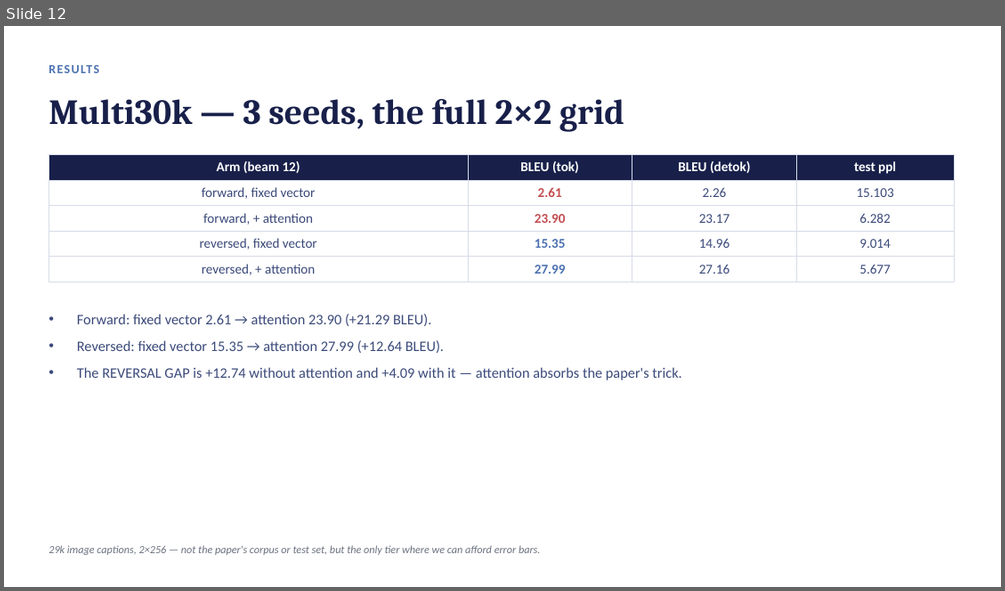
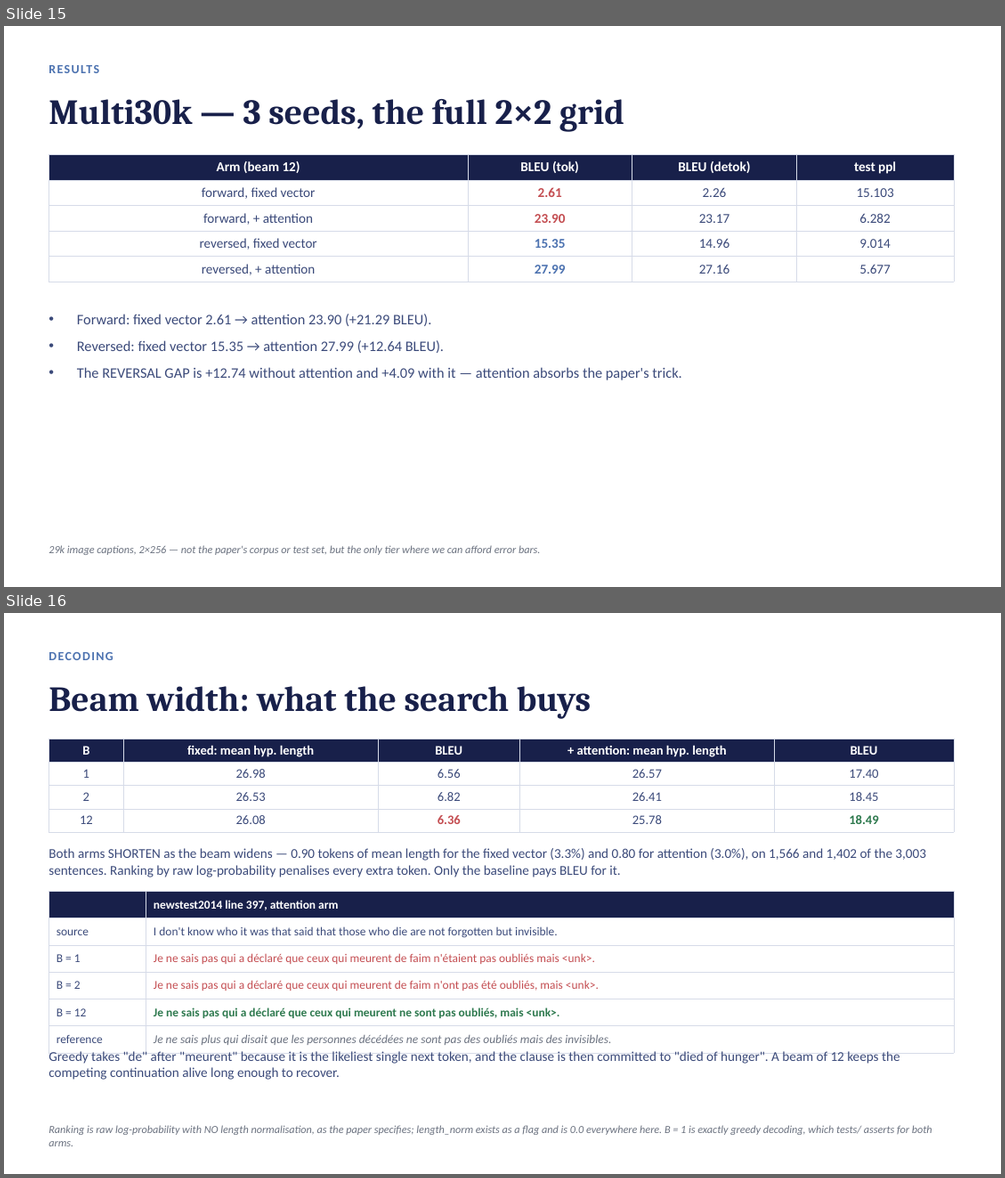
Before and after one commit to RubenS183/seq2seq-ee5180, a slide deck: slides/EE5180_endterm_slides.pptx. Shown one above the other, each under a label of ours: slide 12 before the commit, slides 15 and 16 after it. The pictures are 1005x591 and 1005x1178 pixels, drawn with LibreOffice and Linux fonts; fonts in the diff are those of the drawing. Boxes give left, top, right and bottom in pixels: in the first picture for what was removed or moved away, otherwise in the second. Text is boxed around its words. In the diff, an @@ line names an element or a change of style, - is before the commit and + after.

```diff
--- a/slides/EE5180_endterm_slides.pptx
+++ b/slides/EE5180_endterm_slides.pptx
@@ slide 16 added at (4, 613, 1001, 1174), background #FFFFFF @@
@@ text added at (48, 652, 113, 660), 12 pt, text #4C72B0, bold @@
+DECODING
@@ text added at (48, 686, 591, 719), 34 pt, text #18204A, bold @@
+Beam width: what the search buys
@@ table added at (48, 738, 954, 827), 4 rows, 5 columns @@
+B | fixed: mean hyp. length | BLEU | + attention: mean hyp. length | BLEU
+1 | 26.98 | 6.56 | 26.57 | 17.40
+2 | 26.53 | 6.82 | 26.41 | 18.45
+12 | 26.08 | 6.36 | 25.78 | 18.49
@@ text added at (48, 848, 925, 877), 13 pt, text #3B4A7A @@
+Both arms SHORTEN as the beam widens — 0.90 tokens of mean length for the fixed vector (3.3%) and 0.80 for attention (3.0%), on 1,566 and 1,402 of the 3,003 sentences. Ranking by raw log-probability penalises every extra token. Only the baseline pays BLEU for it.
@@ table added at (48, 892, 954, 1048), 6 rows, 2 columns @@
+ | newstest2014 line 397, attention arm
+source | I don't know who it was that said that those who die are not forgotten but invisible.
+B = 1 | Je ne sais pas qui a déclaré que ceux qui meurent de faim n'étaient pas oubliés mais <unk>.
+B = 2 | Je ne sais pas qui a déclaré que ceux qui meurent de faim n'ont pas été oubliés, mais <unk>.
+B = 12 | Je ne sais pas qui a déclaré que ceux qui meurent ne sont pas oubliés, mais <unk>.
+reference | Je ne sais plus qui disait que les personnes décédées ne sont pas des oubliés mais des invisibles.
@@ text added at (48, 1049, 900, 1079), 13 pt, text #3B4A7A @@
+Greedy takes "de" after "meurent" because it is the likeliest single next token, and the clause is then committed to "died of hunger". A beam of 12 keeps the competing continuation alive long enough to recover.
@@ text added at (48, 1125, 932, 1146), 10.5 pt, text #6B7280, italic @@
+Ranking is raw log-probability with NO length normalisation, as the paper specifies; length_norm exists as a flag and is 0.0 everywhere here. B = 1 is exactly greedy decoding, which tests/ asserts for both arms.
@@ what was slide 12 is now slide 15 @@
```
Also in this commit, not shown: 1 slide changed, 5 other slides added, 34 other files.
